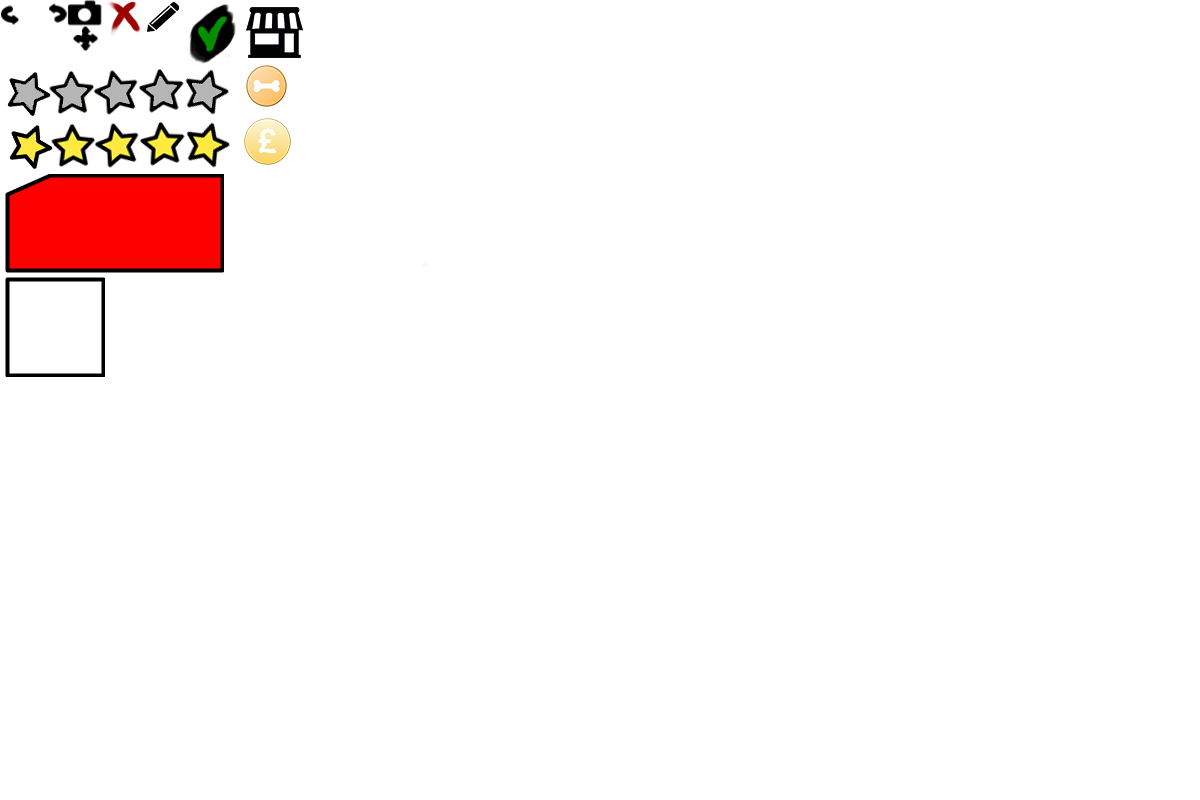
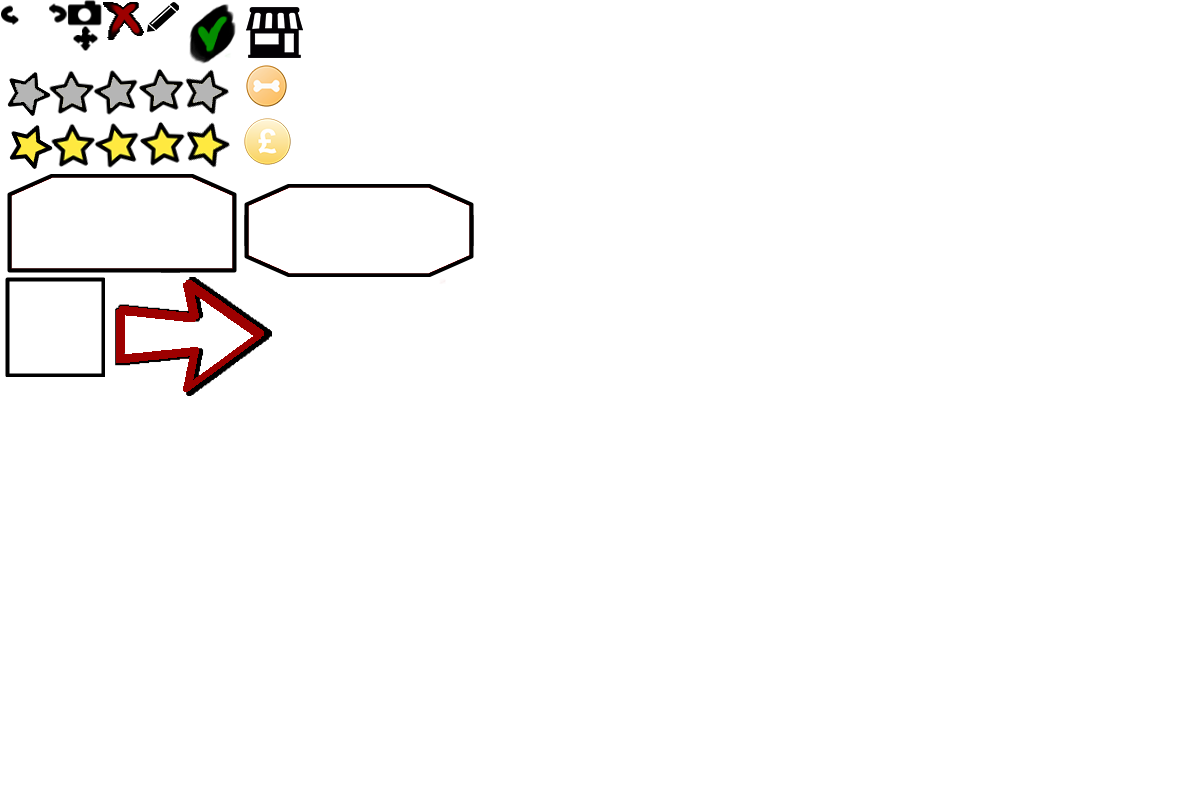
Two versions of the same layered image (w=1200, h=800). Layer-by-layer changes:
added layer "DirectionalArrows" above "ItemSlot" over [115, 277, 272, 396]
removed layer "Untitled drawing" (2nd of 4) over [5, 174, 224, 273]
added layer "Layer 1" above "SectionTab" over [244, 184, 474, 277]
added layer "SectionTab" above "Currency" over [7, 174, 237, 273]
painted on "Cross" over [105, 1, 428, 270]
added layer "Cross copy" above "Tick" over [103, 2, 446, 285]
